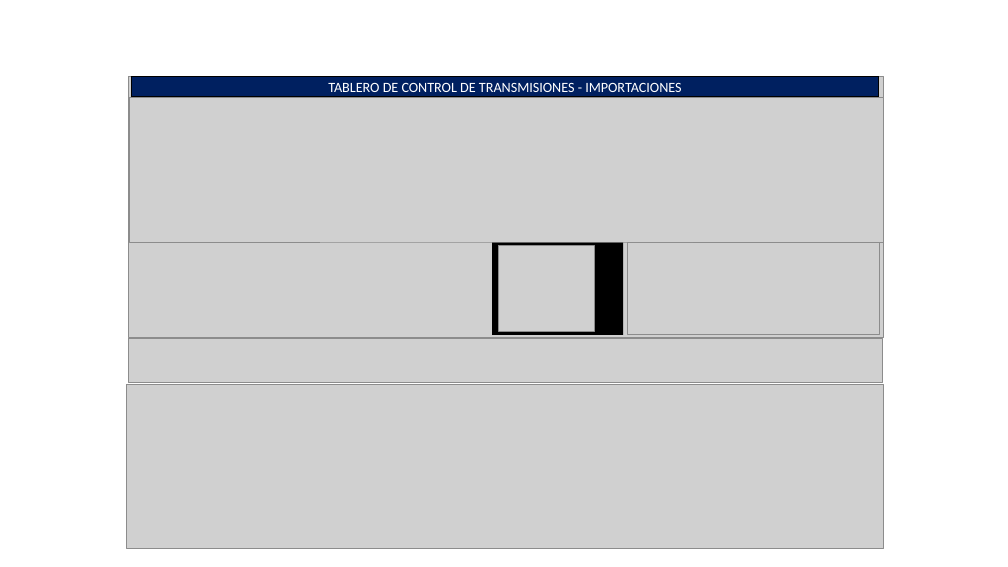
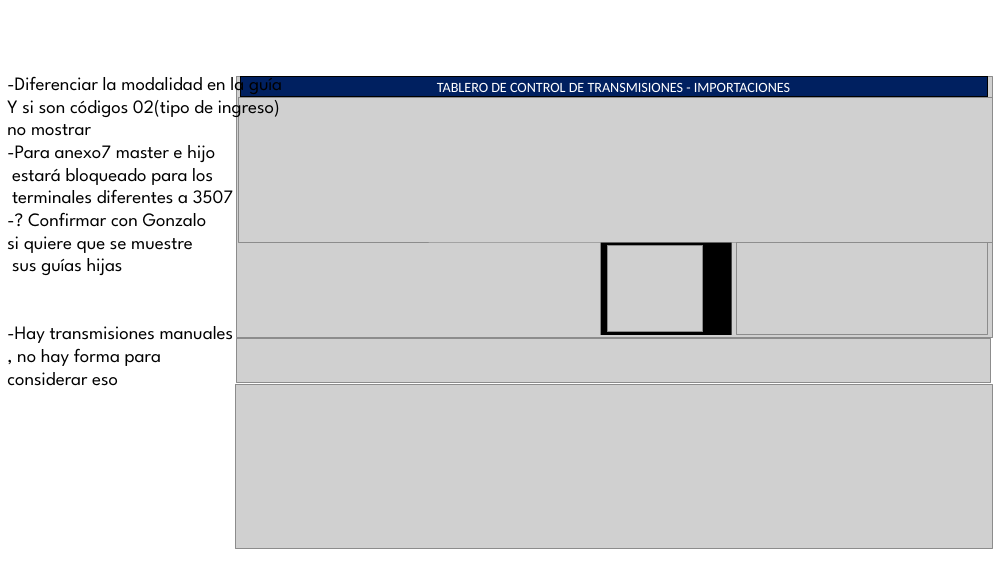
Before and after one commit to yahck/pyTransmisionesTalma, a slide deck: slide 13 of Documentos/ControlTransmisionesV1.0.pptx. Drawn at 1008x567 pixels with LibreOffice and Linux fonts; fonts in the diff are those of the drawing; grey boxes stand for pictures; background and template pictures are left out. Boxes give left, top, right and bottom in pixels: in the first picture for what was removed or moved away, otherwise in the second. Text is boxed around its words. In the diff, an @@ line names an element or a change of style, - is before the commit and + after.

```diff
--- a/Documentos/ControlTransmisionesV1.0.pptx
+++ b/Documentos/ControlTransmisionesV1.0.pptx
@@ text added at (x1=7, y1=71, x2=282, y2=386), 18 pt, text #000000 @@
+-Diferenciar la modalidad en la guía
+Y si son códigos 02(tipo de ingreso)
+no mostrar
+-Para anexo7 master e hijo
+estará bloqueado para los
+terminales diferentes a 3507
+-? Confirmar con Gonzalo
+si quiere que se muestre
+sus guías hijas
+-Hay transmisiones manuales
+, no hay forma para
+considerar eso
@@ 6 pictures, 1 freeform shape, 1 rectangle moved together from (x1=127, y1=76, x2=884, y2=549) to (x1=235, y1=76, x2=993, y2=549) @@
```
Also in this commit, not shown: 1 other slide changed, 3 other files.
